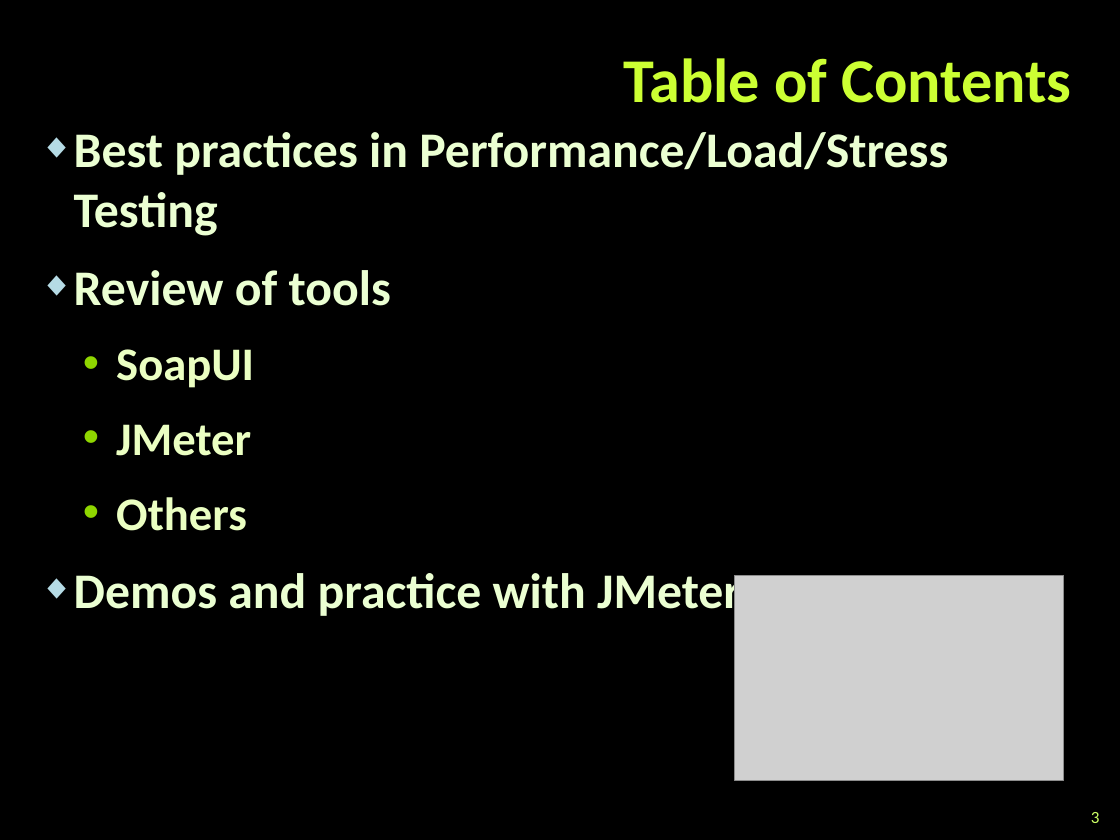
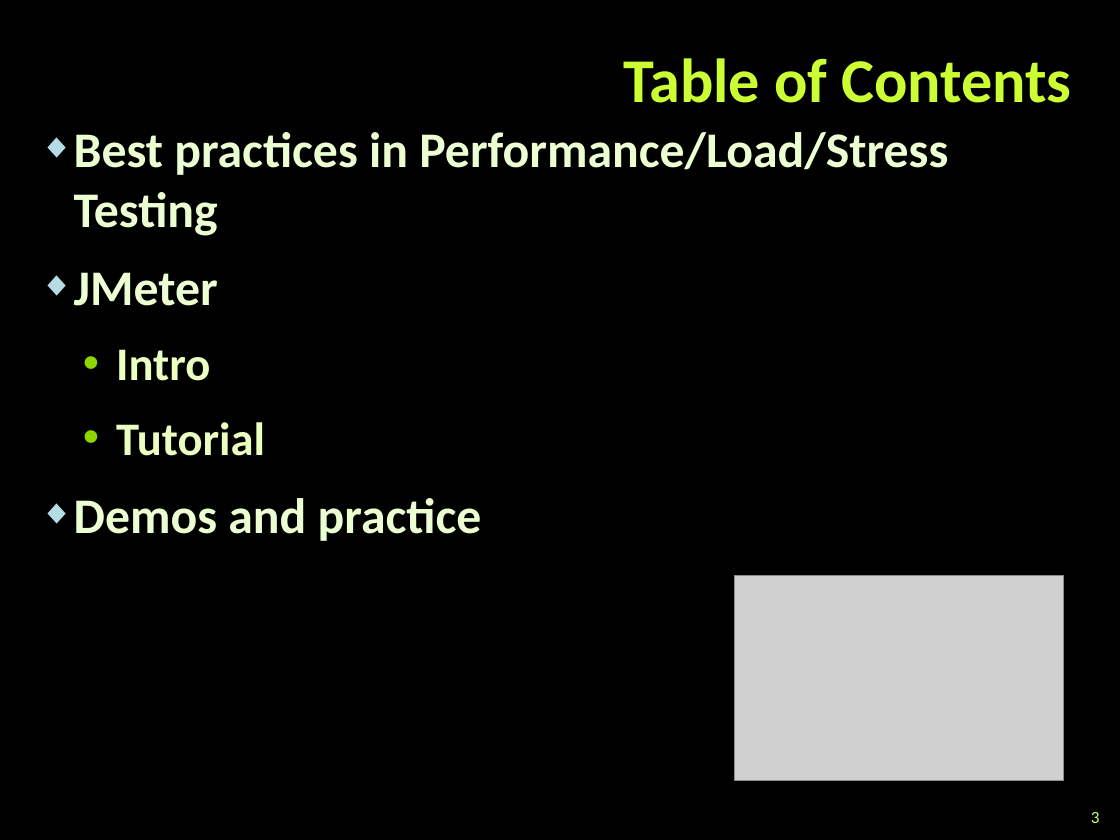
Before and after one commit to TelerikAcademy/QA-Academy, a slide deck: slide 3 of 29. Web Services - Performance testing/Web Services - Performance testing.pptx. Drawn at 1120x840 pixels with LibreOffice and Linux fonts; fonts in the diff are those of the drawing; grey boxes stand for pictures; background and template pictures are left out. Boxes give left, top, right and bottom in pixels: in the first picture for what was removed or moved away, otherwise in the second. Text is boxed around its words. In the diff, an @@ line names an element or a change of style, - is before the commit and + after.

```diff
--- a/29. Web Services - Performance testing/Web Services - Performance testing.pptx
+++ b/29. Web Services - Performance testing/Web Services - Performance testing.pptx
@@ text at bbox=[74, 270, 391, 388]: paragraphs removed @@
-◆ Review of tools
-  • SoapUI
@@ text at bbox=[74, 272, 218, 306]: size 30 to 32 pt, text colour #EBFFC2 to #EBFFD2 in "JMeter"; bullet • to ◆; list level 2 to 1 in "JMeter"; bullet colour #8FD600 to #B5DBE5 @@
@@ text at bbox=[74, 349, 482, 541]: text changed @@
-  • Others
-◆ Demos and practice with JMeter
+  • Intro
+  • Tutorial
+◆ Demos and practice
```
Also in this commit, not shown: 5 other slides changed, 1 slide added, 3 slides removed.
